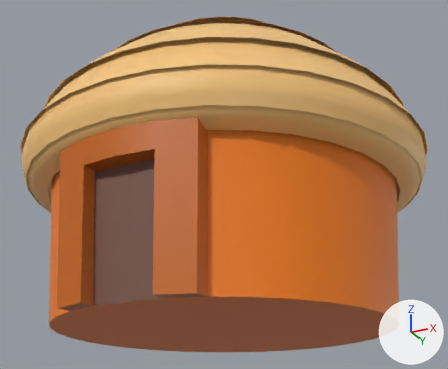
Before and after pictures for a commit that changed the glTF model GLTF/hut.gltf.
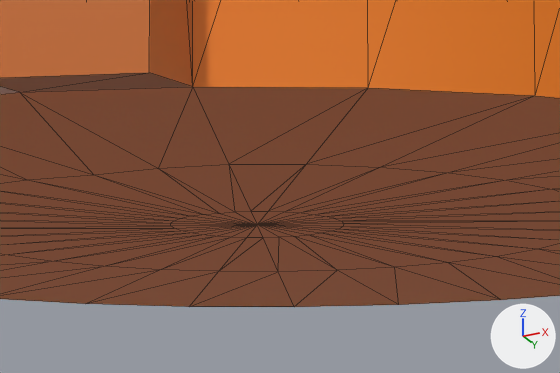
Each version appears first whole from a 50 mm camera at (1.5, -3.0, -1.357) aimed at (-0.015, 0.029, 0.006), and next in a close-up on the part from 36% to 67% of the width and 74% to 100% of the height. Every picture has the same lights, and +X, +Y and +Z are marked at lower right. The close-ups show mesh edges as thin lines. Vertices at the same position are counted once.
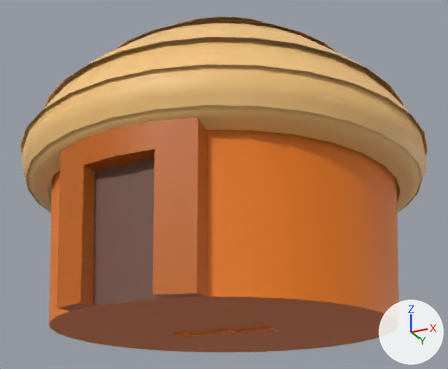
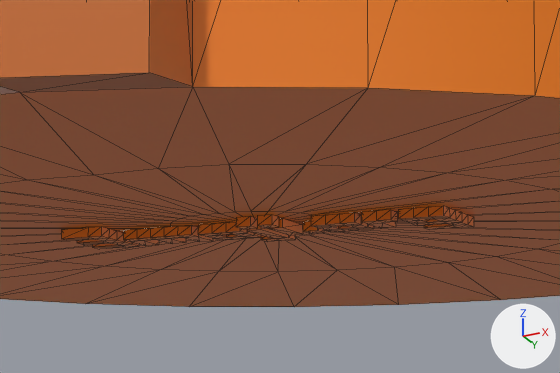
Location of each change, [x1, y1, x2, y2] in pixels of the close-ups (560 x 373 px):
```json
{"part": 1, "of": "me_circle_2861", "change": "added", "after": [236, 216, 257, 229]}
{"part": 2, "of": "me_circle_2861", "change": "added", "after": [257, 215, 279, 228]}
{"part": 3, "of": "me_circle_2861", "change": "added", "after": [268, 218, 303, 235]}
{"part": 4, "of": "me_circle_2861", "change": "added", "after": [303, 221, 324, 234]}
{"part": 5, "of": "me_circle_2861", "change": "added", "after": [398, 206, 474, 230], "on screen": "brown"}
{"part": 6, "of": "me_circle_2861", "change": "added", "after": [61, 227, 139, 249], "on screen": "brown"}
{"part": 7, "of": "me_circle_2861", "change": "added", "after": [123, 225, 213, 246], "on screen": "brown"}
{"part": 8, "of": "me_circle_2861", "change": "added", "after": [198, 222, 261, 240], "on screen": "brown"}
{"part": 9, "of": "me_circle_2861", "change": "added", "after": [311, 213, 374, 232], "on screen": "brown"}
{"part": 10, "of": "me_circle_2861", "change": "added", "after": [247, 226, 295, 242]}
{"part": 11, "of": "me_circle_2861", "change": "added", "after": [361, 210, 397, 228], "on screen": "brown"}
```

The change, as JSON lines over the scene's bpy script:
```json
{"block": "me_circle_2861", "where": "# used by ob_circle_2346; location = (0.0, 0.0, 0.0)"}
{"op": "remove", "block": "me_circle_2861", "code": "me_circle_2861.from_pydata(...)  # 849 vertices, 1630 faces; spans x -1.14..1.14, y -1.14..1.14, z -0.85..1.03"}
{"op": "add", "block": "me_circle_2861", "code": "me_circle_2861.from_pydata(...)  # 1093 vertices, 2086 faces; spans x -1.14..1.14, y -1.14..1.14, z -0.86..1.03"}
{"block": "me_circle_2861", "change": "me_circle_2861 part 1: a new loose piece, a box spanning x 0.004..0.025, y -0.067..-0.046, z -0.861..-0.848, in mat_color (picture img_tex)"}
{"block": "me_circle_2861", "change": "me_circle_2861 part 2: a new loose piece, a box spanning x 0.035..0.056, y -0.067..-0.046, z -0.861..-0.848, in mat_color (picture img_tex)"}
{"block": "me_circle_2861", "change": "me_circle_2861 part 3: a new loose piece, a box spanning x 0.035..0.056, y -0.036..0.027, z -0.861..-0.848, in mat_color (picture img_tex)"}
{"block": "me_circle_2861", "change": "me_circle_2861 part 4: a new loose piece, a box spanning x 0.067..0.087, y 0.006..0.027, z -0.861..-0.848, in mat_color (picture img_tex)"}
{"block": "me_circle_2861", "change": "me_circle_2861 part 5: a new loose piece of 44 vertices spanning x 0.22..0.29, y -0.04..0.07, z -0.86..-0.85, in mat_color (picture img_tex)"}
{"block": "me_circle_2861", "change": "me_circle_2861 part 6: a new loose piece of 36 vertices spanning x -0.26..-0.19, y -0.08..0.03, z -0.86..-0.85, in mat_color (picture img_tex)"}
{"block": "me_circle_2861", "change": "me_circle_2861 part 7: a new loose piece of 36 vertices spanning x -0.18..-0.08, y -0.04..0.03, z -0.86..-0.85, in mat_color (picture img_tex)"}
{"block": "me_circle_2861", "change": "me_circle_2861 part 8: a new loose piece of 32 vertices spanning x -0.07..-0.01, y -0.04..0.03, z -0.86..-0.85, in mat_color (picture img_tex)"}
{"block": "me_circle_2861", "change": "me_circle_2861 part 9: a new loose piece of 32 vertices spanning x 0.1..0.16, y -0.04..0.03, z -0.86..-0.85, in mat_color (picture img_tex)"}
{"block": "me_circle_2861", "change": "me_circle_2861 part 10: a new loose piece of 16 vertices spanning x -0.02..0.02, y -0.04..0.07, z -0.86..-0.85, in mat_color (picture img_tex)"}
{"block": "me_circle_2861", "change": "me_circle_2861 part 11: a new loose piece of 16 vertices spanning x 0.17..0.21, y -0.04..0.03, z -0.86..-0.85, in mat_color (picture img_tex)"}
```
